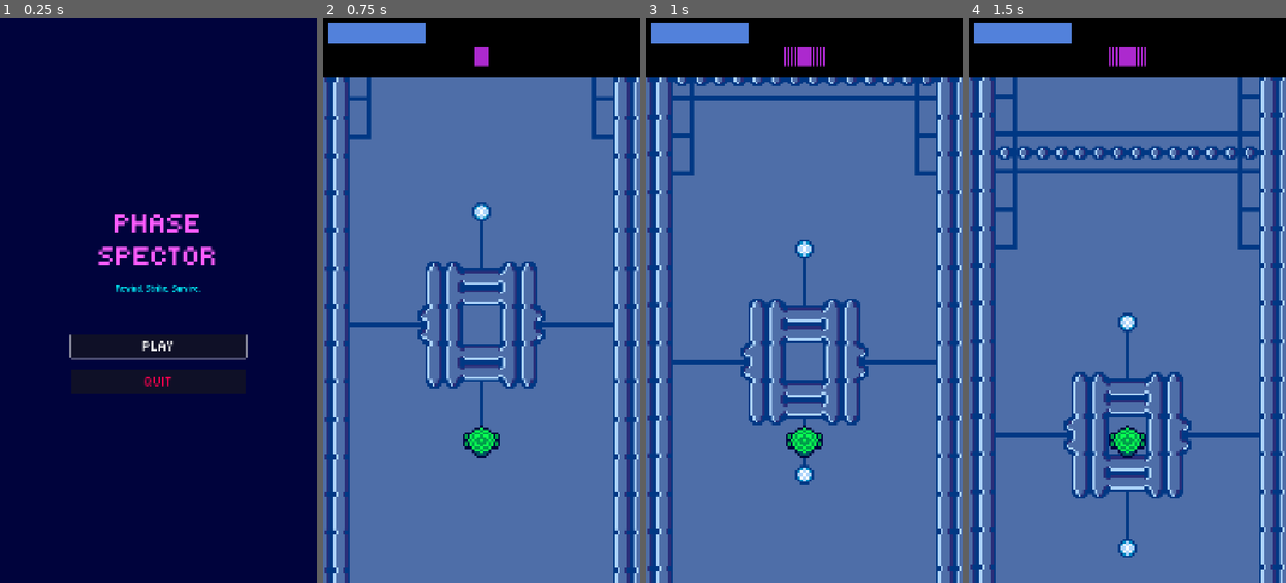
Above: before the commit, frames 1-4 (left to right).
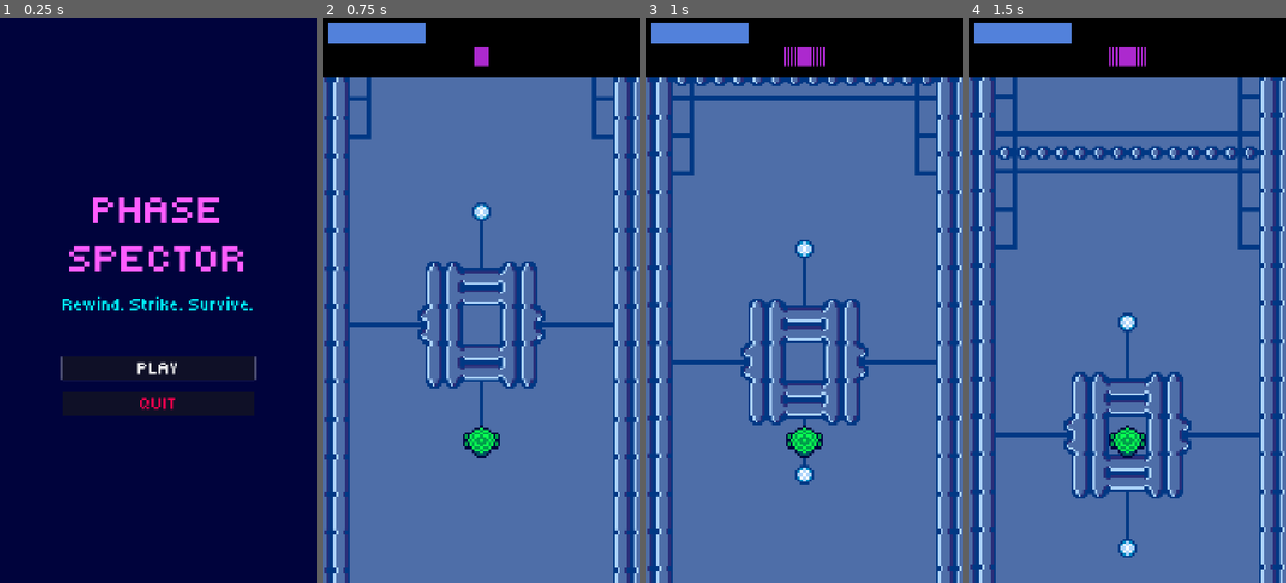
Above: after the commit, the same moments.

Repository: cormacoshaughnessey-maker/PanthersArcade
Game: Godot game, scene res://Scenes/title_screen.tscn
Two runs of this game, one before a commit and one after it. Both use one fixed random seed, a clock stepped at 60 frames per second and the inputs below.
Inputs:
- Up to frame 1 (0.25 s): no input
- Up to frame 2 (0.75 s): click "PLAY" at 0.5 s
- Up to frame 3 (1 s): no input
- Up to frame 4 (1.5 s): hold Right (right) from 1.28 s (still down); hold Space (rewind) from 1.28 s (still down)

The runs differ from the first frame. In frame 1, 4.7% of the frame differs, in the area x 19-81%, y 31-70%; in frame 2, nothing differs; in frame 3, nothing differs; in frame 4, nothing differs.

Commit message:
Resize Title Text
Made the text on the title screen larger

Diff:
--- a/panthers-arcade-game/Scenes/title_screen.tscn
+++ b/panthers-arcade-game/Scenes/title_screen.tscn
@@ -1,9 +1,8 @@
-[gd_scene format=3]
+[gd_scene format=3 uid="uid://dr1m4ug3cribv"]
 
-[ext_resource type="Script" path="res://Scripts/title_screen.gd" id="1_title"]
-[ext_resource type="FontFile" path="res://Assets/PixelatedFont.ttf" id="2_font"]
+[ext_resource type="Script" uid="uid://dq13h5eq4n4aj" path="res://Scripts/title_screen.gd" id="1_title"]
 
-[node name="TitleScreen" type="Control"]
+[node name="TitleScreen" type="Control" unique_id=1574181918]
 layout_mode = 3
 anchors_preset = 15
 anchor_right = 1.0
@@ -12,16 +11,16 @@
 grow_vertical = 2
 script = ExtResource("1_title")
 
-[node name="Background" type="ColorRect" parent="."]
+[node name="Background" type="ColorRect" parent="." unique_id=381428296]
 layout_mode = 1
 anchors_preset = 15
 anchor_right = 1.0
 anchor_bottom = 1.0
 grow_horizontal = 2
 grow_vertical = 2
-color = Color(0.0, 0.012, 0.235, 1)
+color = Color(0, 0.012, 0.235, 1)
 
-[node name="VBoxContainer" type="VBoxContainer" parent="."]
+[node name="VBoxContainer" type="VBoxContainer" parent="." unique_id=382456579]
 layout_mode = 1
 anchors_preset = 8
 anchor_left = 0.5
@@ -36,40 +35,40 @@
 grow_vertical = 2
 theme_override_constants/separation = 40
 
-[node name="Title" type="Label" parent="VBoxContainer"]
+[node name="Title" type="Label" parent="VBoxContainer" unique_id=546456970]
 layout_mode = 2
-theme_override_colors/font_color = Color(1.0, 0.361, 1.0, 1)
-theme_override_font_sizes/font_size = 96
+theme_override_colors/font_color = Color(1, 0.361, 1, 1)
+theme_override_font_sizes/font_size = 144
 text = "PHASE
 SPECTOR"
 horizontal_alignment = 1
 vertical_alignment = 1
 
-[node name="Subtitle" type="Label" parent="VBoxContainer"]
+[node name="Subtitle" type="Label" parent="VBoxContainer" unique_id=1189374480]
 layout_mode = 2
-theme_override_colors/font_color = Color(0.0, 0.969, 1.0, 1)
-theme_override_font_sizes/font_size = 28
+theme_override_colors/font_color = Color(0, 0.969, 1, 1)
+theme_override_font_sizes/font_size = 64
 text = "Rewind. Strike. Survive."
 horizontal_alignment = 1
 
-[node name="Spacer" type="Control" parent="VBoxContainer"]
+[node name="Spacer" type="Control" parent="VBoxContainer" unique_id=21073332]
+custom_minimum_size = Vector2(0, 60)
 layout_mode = 2
-custom_minimum_size = Vector2(0, 60)
 
-[node name="PlayButton" type="Button" parent="VBoxContainer"]
+[node name="PlayButton" type="Button" parent="VBoxContainer" unique_id=1951981868]
+custom_minimum_size = Vector2(0, 80)
 layout_mode = 2
-custom_minimum_size = Vector2(0, 80)
-theme_override_colors/font_color = Color(0.04, 1.0, 0.322, 1)
-theme_override_colors/font_hover_color = Color(0.0, 0.969, 1.0, 1)
-theme_override_font_sizes/font_size = 48
+theme_override_colors/font_color = Color(0.04, 1, 0.322, 1)
+theme_override_colors/font_hover_color = Color(0, 0.969, 1, 1)
+theme_override_font_sizes/font_size = 64
 text = "PLAY"
 
-[node name="QuitButton" type="Button" parent="VBoxContainer"]
+[node name="QuitButton" type="Button" parent="VBoxContainer" unique_id=199637733]
+custom_minimum_size = Vector2(0, 80)
 layout_mode = 2
-custom_minimum_size = Vector2(0, 80)
-theme_override_colors/font_color = Color(1.0, 0.0, 0.306, 1)
-theme_override_colors/font_hover_color = Color(0.0, 0.969, 1.0, 1)
-theme_override_font_sizes/font_size = 48
+theme_override_colors/font_color = Color(1, 0, 0.306, 1)
+theme_override_colors/font_hover_color = Color(0, 0.969, 1, 1)
+theme_override_font_sizes/font_size = 64
 text = "QUIT"
 
 [connection signal="pressed" from="VBoxContainer/PlayButton" to="." method="_on_play_button_pressed"]
